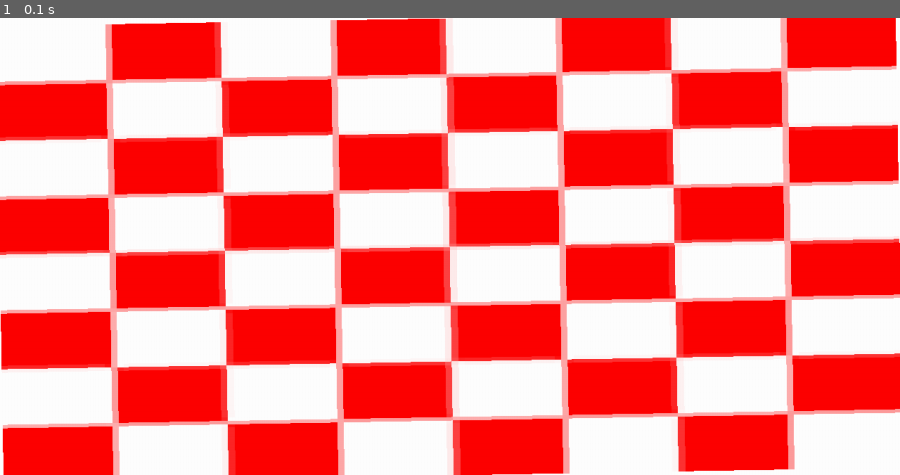
Above: before the commit, frame 1.
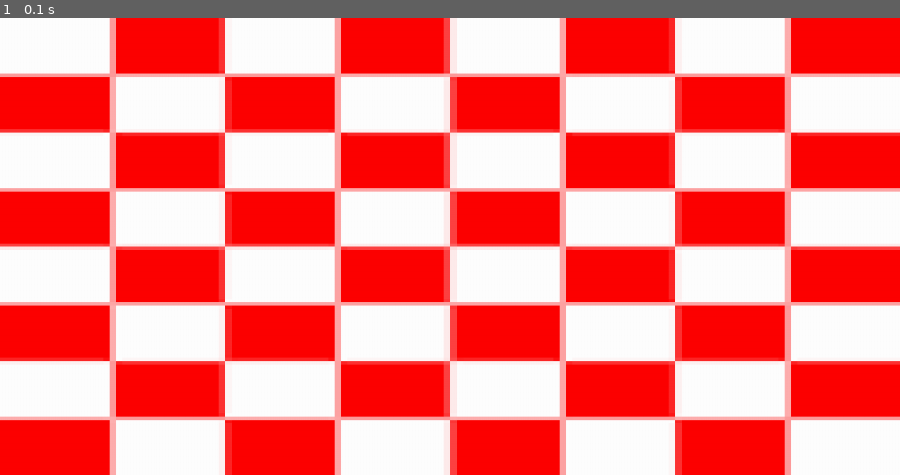
Above: after the commit, the same moment.

Repository: FizzyKing6002/App-Game-Designer-using-Pygame
Game: pygame game, started from projectEditor.py
The game is run twice, just before and just after one commit, with the same random seed, the same clock (stepped at 60 frames per second) and the same inputs.
Inputs:
- Up to frame 1 (0.1 s): no input

The runs differ from the first frame. In frame 1, 15% of the frame differs, in the area x 0-100%, y 0-100%.

Commit message:
Bug Fix when Object Drawn Rotated
The values for calculating the rotation of the object were the wrong way around. This was also the case for opacity which would cause errors.

Diff:
--- a/ImportCode/objects.py
+++ b/ImportCode/objects.py
@@ -67,8 +67,8 @@
                 max(round(con_size[0] * size_mod[0][1] + size_mod[0][0]), 0),
                 max(round(con_size[1] * size_mod[1][1] + size_mod[1][0]), 0)
             ]
-            self.rot = round(con_rot * rot_mod[0] + rot_mod[1])
-            self.opa = min(max(round(con_opa * opa_mod[0] + opa_mod[1]), 0), 1)
+            self.rot = round(con_rot * rot_mod[1] + rot_mod[0])
+            self.opa = min(max(round(con_opa * opa_mod[1] + opa_mod[0]), 0), 1)
 
             #add animation values
 
